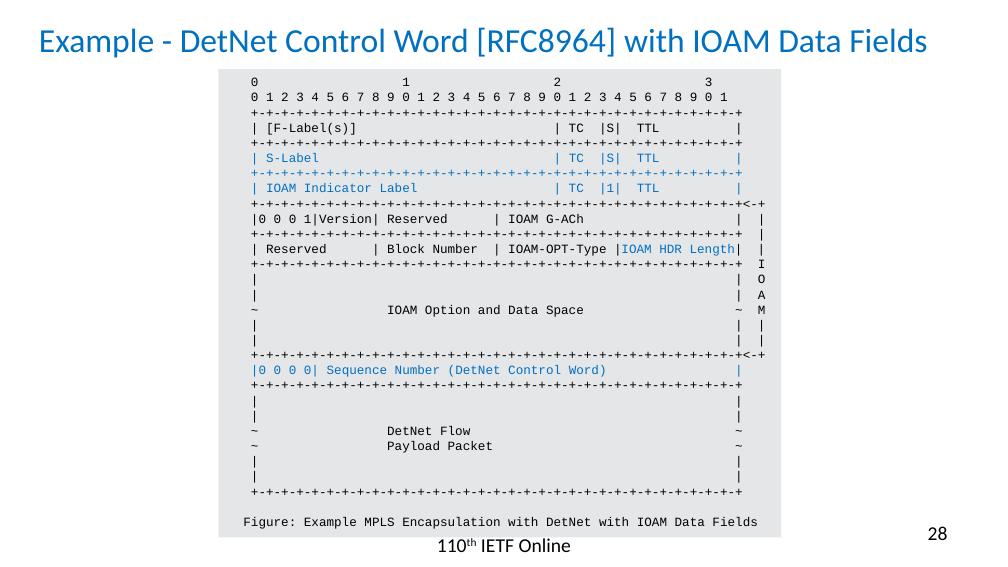
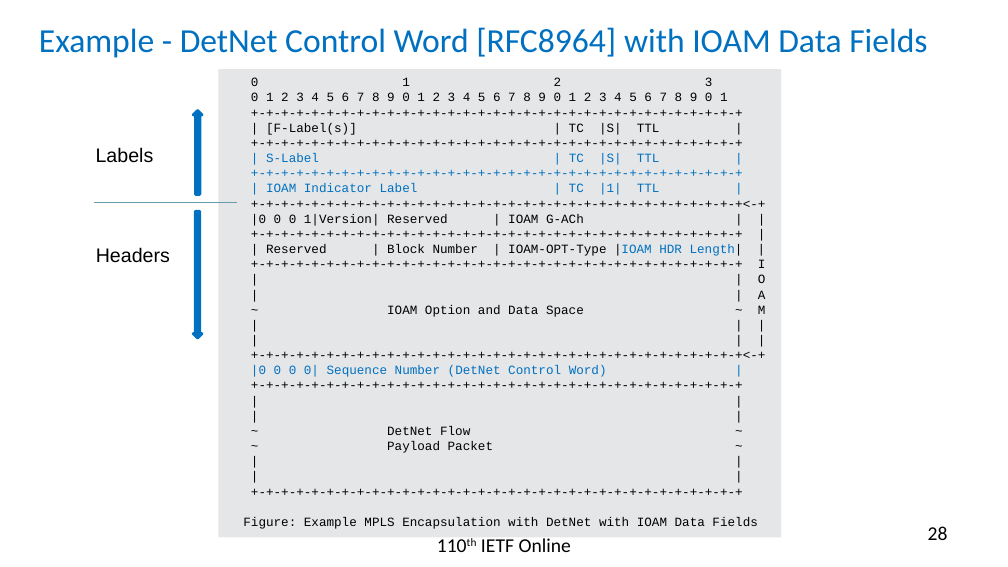
Before and after one commit to rakgandhi/ietf-slides, a slide deck: slide 28 of draft-gandhi-mpls-ioam-sr-06.pptx. Drawn at 1008x567 pixels with LibreOffice and Linux fonts; fonts in the diff are those of the drawing. Boxes give left, top, right and bottom in pixels: in the first picture for what was removed or moved away, otherwise in the second. Text is boxed around its words. In the diff, an @@ line names an element or a change of style, - is before the commit and + after.

```diff
--- a/draft-gandhi-mpls-ioam-sr-06.pptx
+++ b/draft-gandhi-mpls-ioam-sr-06.pptx
@@ down arrow added at (x1=194, y1=111, x2=203, y2=195), fill #0070C0, outline #0070C0 2 pt @@
@@ text added at (x1=96, y1=147, x2=154, y2=163), 14 pt, text #000000 @@
+Labels
@@ line added from (94, 203) to (237, 203), #6A9DAE 0.75 pt @@
@@ down arrow added at (x1=194, y1=212, x2=203, y2=339), fill #0070C0, outline #0070C0 2 pt @@
@@ text added at (x1=96, y1=247, x2=170, y2=263), 14 pt, text #000000 @@
+Headers
```
Also in this commit, not shown: 3 other slides changed, 1 other file.
